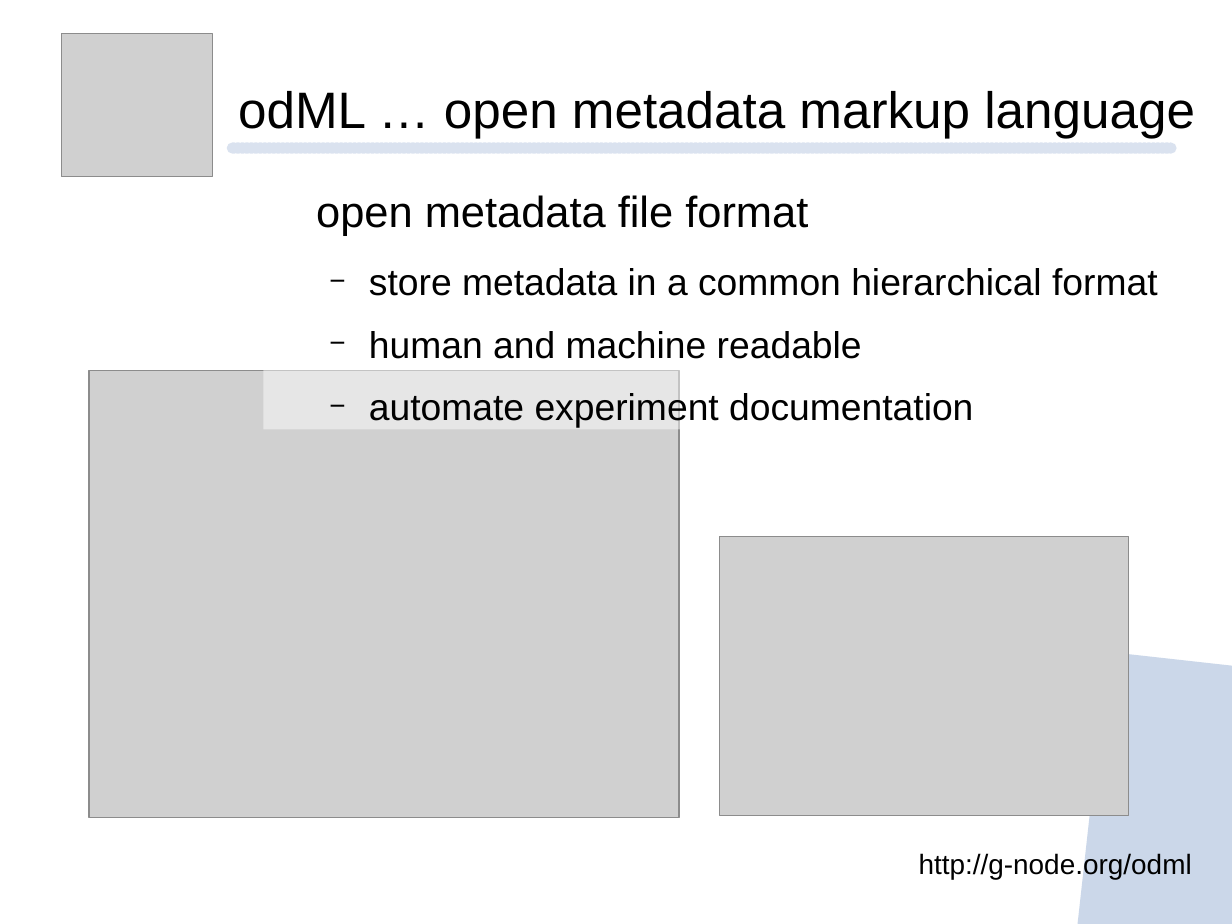
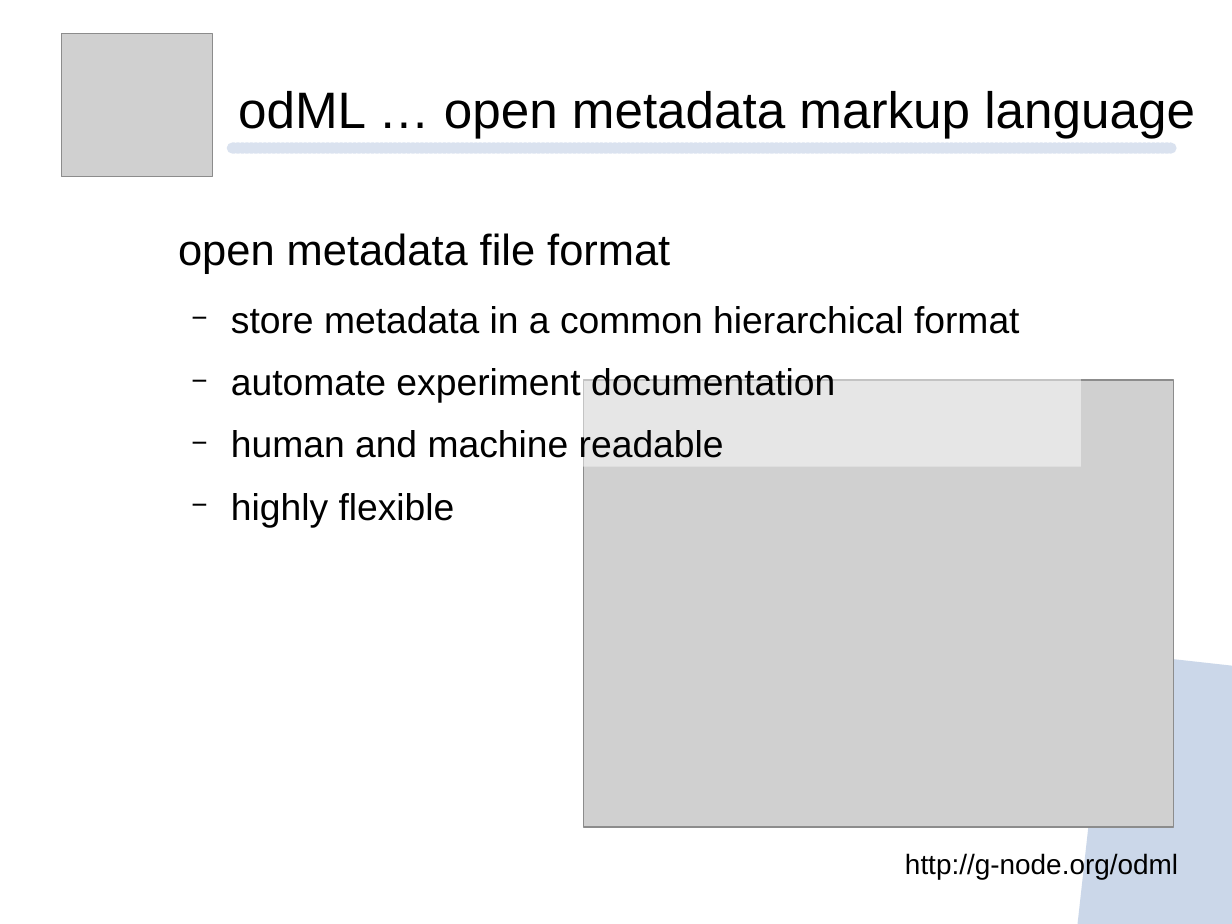
Before and after one commit to mpsonntag/prespost, a slide deck: slide 11 of 202009_BCCN_online/202009_BCCN_Online_conference.odp (slide 10 before the commit). Drawn at 1232x924 pixels with LibreOffice and Linux fonts; fonts in the diff are those of the drawing; grey boxes stand for pictures; background and template pictures are left out. Boxes give left, top, right and bottom in pixels: in the first picture for what was removed or moved away, otherwise in the second. Text is boxed around its words. In the diff, an @@ line names an element or a change of style, - is before the commit and + after.

```diff
--- a/202009_BCCN_online/202009_BCCN_Online_conference.odp
+++ b/202009_BCCN_online/202009_BCCN_Online_conference.odp
@@ text "open metadata file format": place and size @@
-text "open metadata file format" at [316,195,1158,428]
+text "open metadata file format" at [178,233,1020,458]
@@ picture removed at [89,371,680,818] @@
@@ text at [231,368,835,403]: paragraph added @@
+  − automate experiment documentation
@@ picture: place and size @@
-picture at [720,537,1129,816]
+picture at [584,380,1174,827]
@@ text at [369,393,973,428]: text changed @@
-  − automate experiment documentation
+  − highly flexible
@@ text "http://g-node.org/odml": place and size @@
-text "http://g-node.org/odml" at [919,852,1192,879]
+text "http://g-node.org/odml" at [905,852,1178,879]
```
Also in this commit, not shown: 9 other slides changed, 1 slide added.
